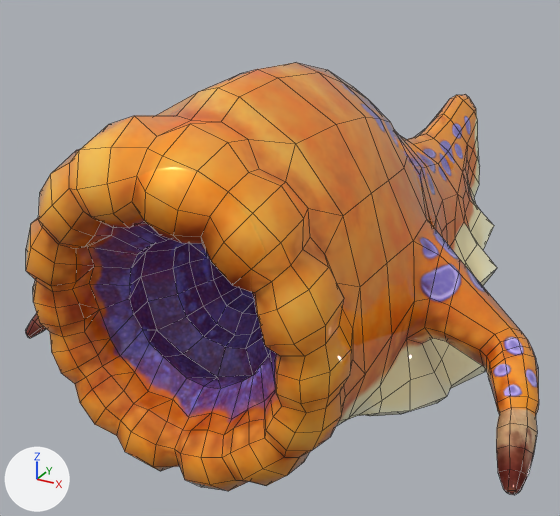
The FBX model I Got You/Assets/ART/Animations/Wrummel/ANIM_Wrummel_idle.fbx: old version first, new version second.
Camera for both pictures: a 50 mm camera at (2.52, -5.87, 3.41) aimed at (-0.5, -0.37, 0.67). Every picture has the same lights, and +X, +Y and +Z are marked at lower left. Mesh edges are drawn as thin lines. Where no turn or scale is listed for an object, it has been applied to the vertices.

Objects in the first picture: 'Enemy1_Base_LP'.
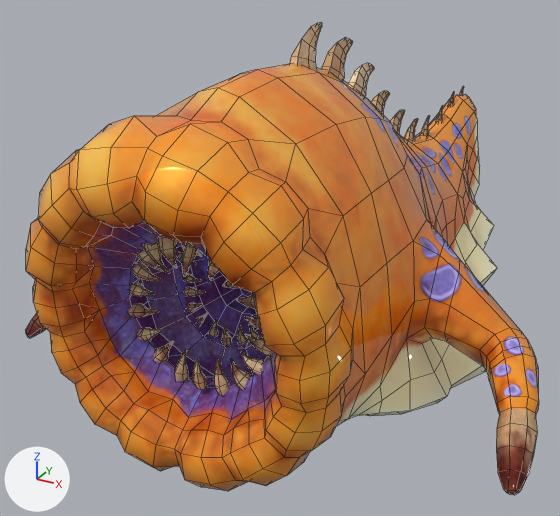
Where the newer file only moved an object's origin or applied its transform, the numbers keep the older frame.

The change, as a diff of the scene's bpy script:
```diff
--- a/I Got You/Assets/ART/Animations/Wrummel/ANIM_Wrummel_idle.fbx.py
+++ b/I Got You/Assets/ART/Animations/Wrummel/ANIM_Wrummel_idle.fbx.py
@@ me_mesh @@
 # used by ob_enemy1_base_lp; location = (0.0, 0.0, 0.0)
-me_mesh.from_pydata(...)  # 990 vertices, 1002 faces; spans x -2.02..2.02, y -2.93..3.44, z -0.01..2.54
+me_mesh.from_pydata(...)  # 2316 vertices, 2170 faces; spans x -2.02..2.02, y -2.93..3.44, z -0.01..2.73
+# me_mesh part 1: 1326 vertices added at x -0.55..0.55, y -2.57..3.2, z 0.6..2.73
 me_mesh.materials.append(mat_wrummel)
```

Where the change shows, as pixel boxes (x1, y1, x2, y2) in the pictures (560 x 516 px):
'Enemy1_Base_LP', reshaped (9% taller): before (25, 62, 539, 495); after (25, 22, 539, 495)
part 1 of me_mesh, added (brown): after (128, 22, 464, 396)
